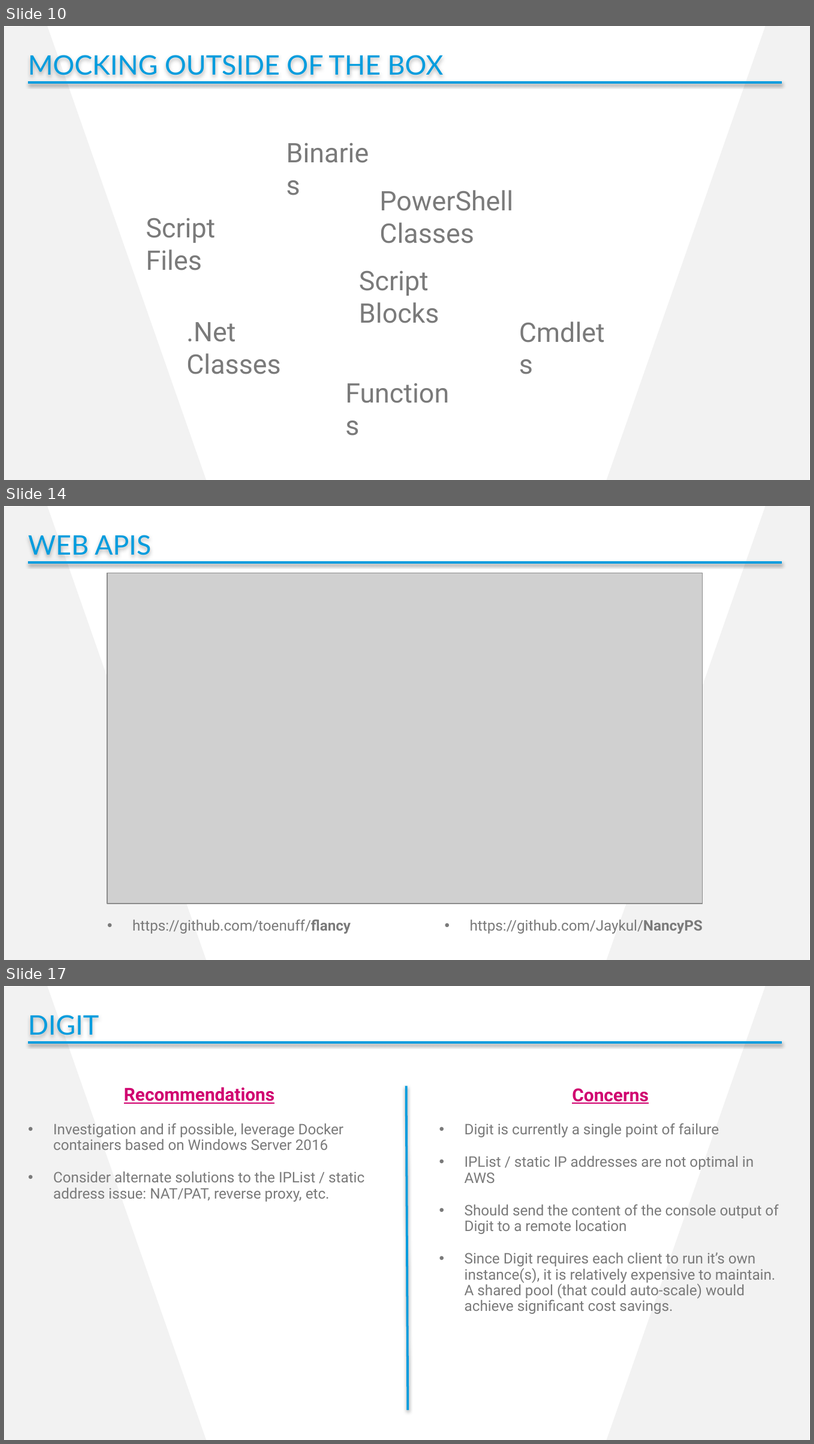
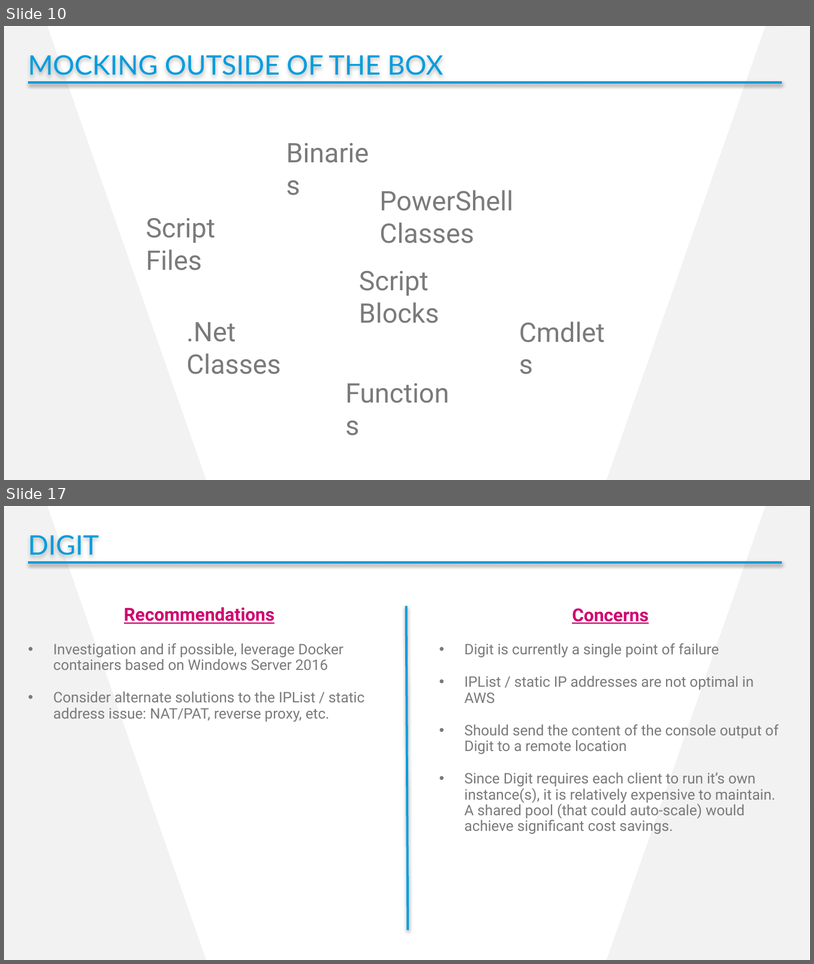
Before and after one commit to cdhunt/pssummit2017-mocking, a slide deck: Summit2017_Mocking.pptx. Shown one above the other, each under a label of ours: slides 10, 14 and 17 before the commit, slides 10 and 17 after it; the slides between them are not shown. The pictures are 814x1444 and 814x964 pixels, drawn with LibreOffice and Linux fonts; fonts in the diff are those of the drawing; grey boxes stand for pictures; background and template pictures are left out. Boxes give left, top, right and bottom in pixels: in the first picture for what was removed or moved away, otherwise in the second. Text is boxed around its words. In the diff, an @@ line names an element or a change of style, - is before the commit and + after.

```diff
--- a/Summit2017_Mocking.pptx
+++ b/Summit2017_Mocking.pptx
@@ slide 14 removed at (x1=4, y1=506, x2=810, y2=960), background #FFFFFF; not listed: 2 template elements that a slide beside it also shows @@
@@ text removed at (x1=28, y1=535, x2=151, y2=555) @@
-WEB APIS
@@ line removed from (28, 562) to (782, 562) @@
@@ picture removed at (x1=107, y1=573, x2=703, y2=904) @@
@@ text removed at (x1=132, y1=919, x2=351, y2=933) @@
-• https://github.com/toenuff/flancy
@@ text removed at (x1=470, y1=919, x2=703, y2=933) @@
-• https://github.com/Jaykul/NancyPS
```
Also in this commit, not shown: 9 slides changed, 1 slide added.
